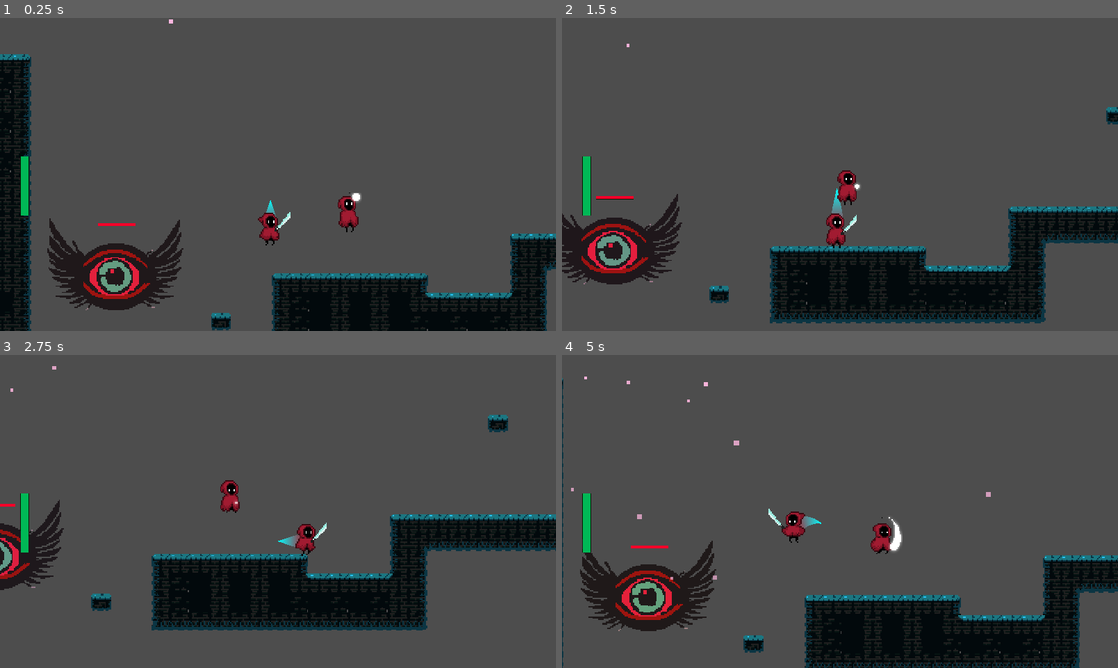
Above: before the commit, frames 1-4 (two rows, left to right).
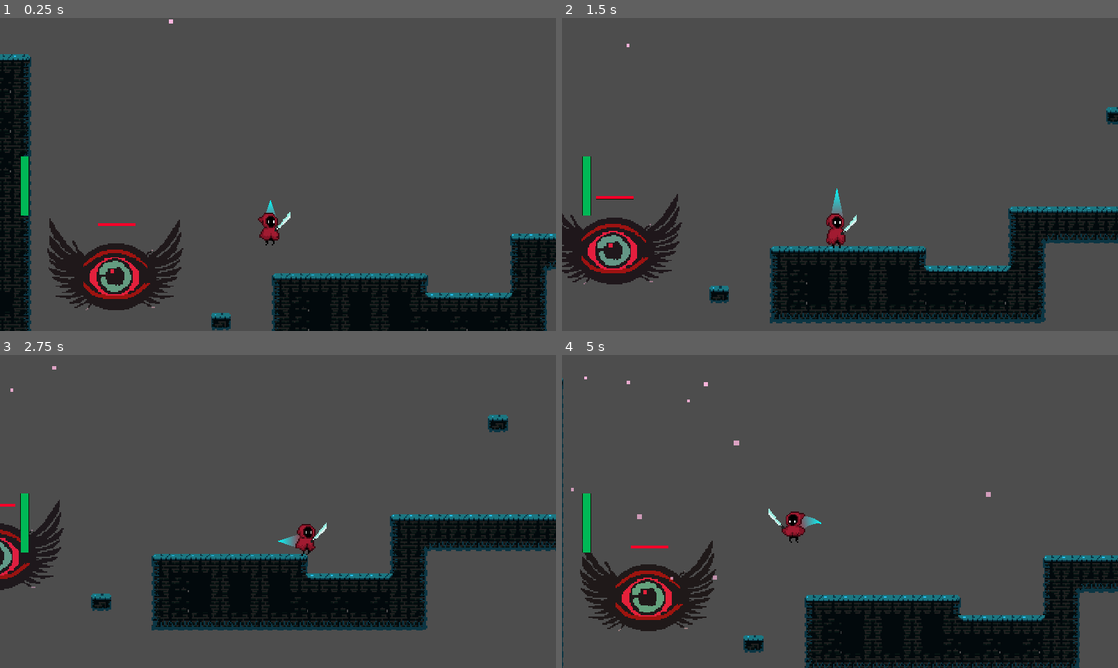
Above: after the commit, the same moments.

Repository: Driannn/AcerolaJam0
Game: Godot game, scene res://Scenes/Main scene/main_scene.tscn
The game is run twice, just before and just after one commit, with the same random seed, the same clock (stepped at 60 frames per second) and the same inputs.
Inputs (mouse positions are in pixels of both pictures, inside the frame that each line leads up to):
- Up to frame 1 (0.25 s): no input
- Up to frame 2 (1.5 s): tap Enter (ui_accept) at 0.5 s; move the mouse to (962, 158) at 0.52 s; hold D (move_right) 0.53-1.28 s; tap X (attack) at 0.6 s; click (962, 158) at 0.67 s; tap Space (jump) at 0.77 s; move the mouse to (728, 190) at 1.27 s; hold S from 1.28 s (still down); tap F at 1.35 s
- Up to frame 3 (2.75 s): tap Space (jump) at 1.52 s; move the mouse to (333, 442) at 2.02 s; release S at 2.03 s; hold D (move_right) from 2.03 s (still down); tap X (attack) at 2.1 s
- Up to frame 4 (5 s): move the mouse to (812, 574) at 2.77 s; release D (move_right) at 2.78 s; hold W 2.78-3.53 s; tap F at 2.85, 4.35 s; click (812, 574) at 2.92 s; tap Space (jump) at 3.02, 3.77, 4.52 s; move the mouse to (1006, 558) at 3.52 s; hold A (move_left) from 3.53 s (still down); tap X (attack) at 3.6 s; move the mouse to (673, 464) at 4.27 s

The runs differ from the first frame. In frame 1, 0.3% of the frame differs, in the area x 60-65%, y 55-69%; in frame 2, 0.3%; in frame 3, 0.3%; in frame 4, 0.4%, in the area x 55-62%, y 51-64%.

Commit message:
Game manager test
it suppose to be to change scenes

Diff:
--- /dev/null
+++ b/Scenes/Main scene/GameManager.gd
@@ -0,0 +1,11 @@
+extends Node
+
+
+@onready var player_health = %MyPlayer
+
+func _process(_delta):
+	#print(player_health.health)
+
+	#if player_health.health <= 0 :
+		#print("change scene")
+	pass
--- a/Scenes/Main scene/main_scene.tscn
+++ b/Scenes/Main scene/main_scene.tscn
@@ -1,6 +1,7 @@
-[gd_scene load_steps=10 format=3 uid="uid://k7uj7aa54yyh"]
+[gd_scene load_steps=11 format=3 uid="uid://k7uj7aa54yyh"]
 
 [ext_resource type="PackedScene" uid="uid://wlj4gtu6tdi8" path="res://Scenes/Player/player_entity.tscn" id="1_1okhk"]
+[ext_resource type="Script" path="res://Scenes/Main scene/GameManager.gd" id="1_dq8ga"]
 [ext_resource type="PackedScene" uid="uid://cprdctgkrpvbo" path="res://Scenes/VFX/SnowGeneratorCPU.tscn" id="2_0g361"]
 [ext_resource type="PackedScene" uid="uid://db4ivmgtxggnu" path="res://Scenes/TileMaps/my_tile_map1.tscn" id="2_b388d"]
 [ext_resource type="PackedScene" uid="uid://bubsfc3tvkdsb" path="res://Scenes/Player/my_player.tscn" id="3_8oym4"]
@@ -12,6 +13,11 @@
 
 [node name="MainScene" type="Node2D"]
 
+[node name="Manager Container" type="Node" parent="."]
+
+[node name="GameManager" type="Node" parent="Manager Container"]
+script = ExtResource("1_dq8ga")
+
 [node name="LevelsContainer" type="Node2D" parent="."]
 
 [node name="MyTileMap" parent="LevelsContainer" instance=ExtResource("2_b388d")]
@@ -19,11 +25,8 @@
 
 [node name="EntityContainer" type="Node2D" parent="."]
 
-[node name="PlayerEntity" parent="EntityContainer" instance=ExtResource("1_1okhk")]
-position = Vector2(160, 176)
-script = null
-
 [node name="MyPlayer" parent="EntityContainer" instance=ExtResource("3_8oym4")]
+unique_name_in_owner = true
 position = Vector2(96, 160)
 
 [node name="SKETCHING UP" type="Sprite2D" parent="EntityContainer"]
@@ -45,6 +48,10 @@
 [node name="Sword02" type="Sprite2D" parent="EntityContainer/SKETCHING UP"]
 position = Vector2(9, -2)
 texture = ExtResource("8_hmrcu")
+
+[node name="PlayerEntity" parent="EntityContainer/SKETCHING UP" instance=ExtResource("1_1okhk")]
+position = Vector2(-48, -19)
+script = null
 
 [node name="Enemies" type="Node2D" parent="EntityContainer"]
 
@@ -88,28 +95,3 @@
 lifetime = 15.0
 speed_scale = 1.05
 emission_rect_extents = Vector2(512, 1)
-
-[node name="PhantomCamera2D2" type="Node2D" parent="Cameras"]
-position = Vector2(128, 168)
-script = ExtResource("5_d018c")
-priority_override = false
-priority = 4
-zoom = Vector2(0.45, 0.45)
-follow_mode = 3
-follow_group = Array[NodePath]([NodePath("../../EntityContainer/MyPlayer"), NodePath("../../EntityContainer/PlayerEntity")])
-follow_parameters/auto_zoom = false
-follow_parameters/target_offset = Vector2(0, -32)
-follow_parameters/damping = true
-follow_parameters/damping_value = 3.0
-frame_preview = true
-pixel_perfect = false
-limit/draw_limits = true
-limit/left = -10000000
-limit/top = -10000000
-limit/right = 10000000
-limit/bottom = 10000000
-limit/limit_node_target = NodePath("")
-limit/smoothed = false
-tween_parameters = null
-tween_on_load = true
-inactive_update_mode = 0
